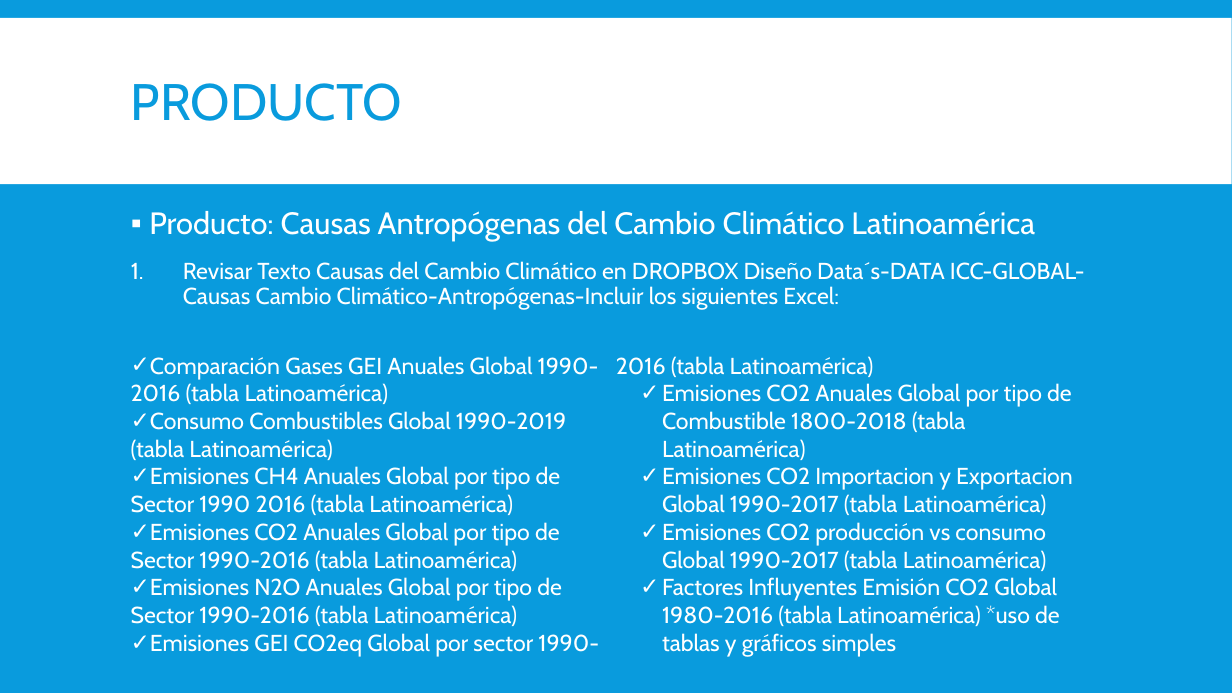
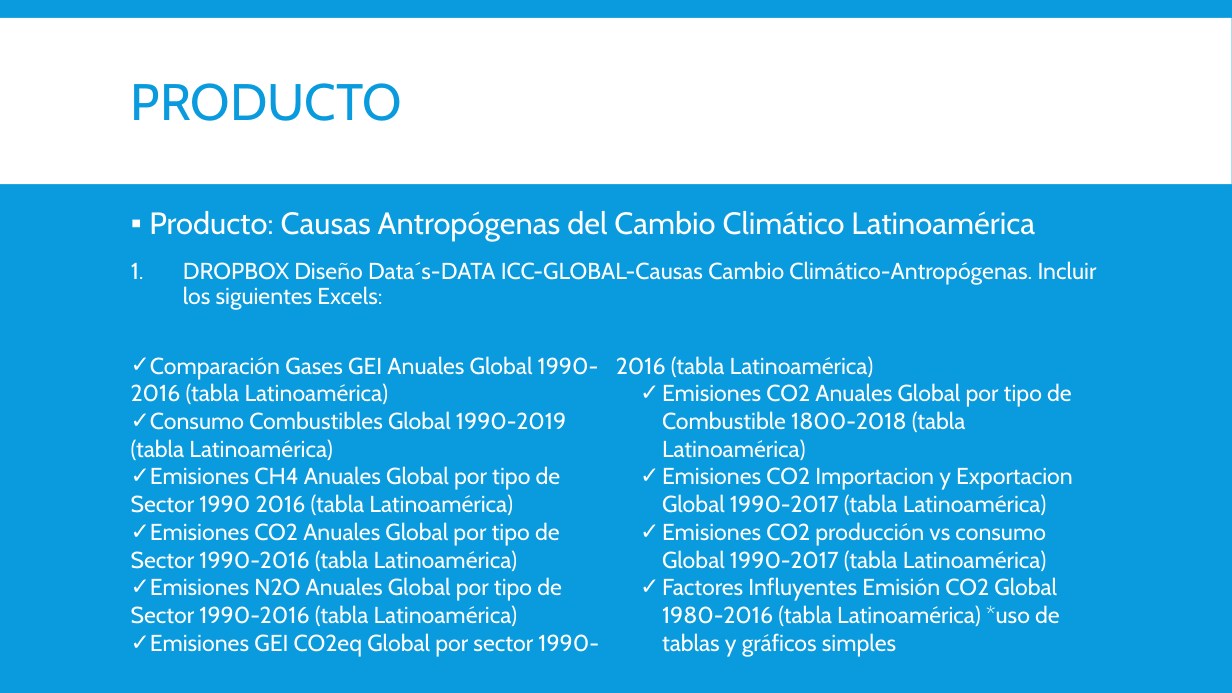
Before and after one commit to Sud-Austral/DATA-ICC, a slide deck: slide 4 of DATA CLIMA CREACION DE PRODUCTOS.pptx. Drawn at 1232x693 pixels with LibreOffice and Linux fonts; fonts in the diff are those of the drawing. Boxes give left, top, right and bottom in pixels: in the first picture for what was removed or moved away, otherwise in the second. Text is boxed around its words. In the diff, an @@ line names an element or a change of style, - is before the commit and + after.

```diff
--- a/DATA CLIMA CREACION DE PRODUCTOS.pptx
+++ b/DATA CLIMA CREACION DE PRODUCTOS.pptx
@@ text at [183, 261, 1097, 310]: text changed @@
-1. Revisar Texto Causas del Cambio Climático en DROPBOX Diseño Data´s-DATA ICC-GLOBAL-Causas Cambio Climático-Antropógenas-Incluir los siguientes Excel:
+1. DROPBOX Diseño Data´s-DATA ICC-GLOBAL-Causas Cambio Climático-Antropógenas. Incluir los siguientes Excels:
```
Also in this commit, not shown: 3 other slides changed, 42 other files.
